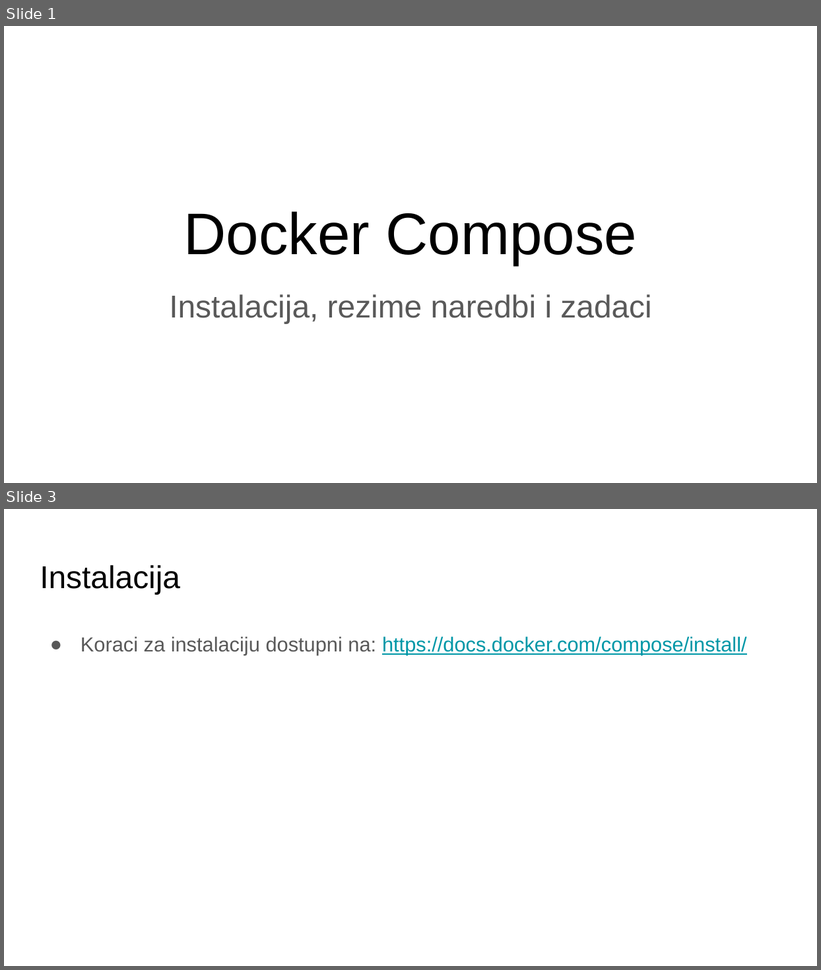
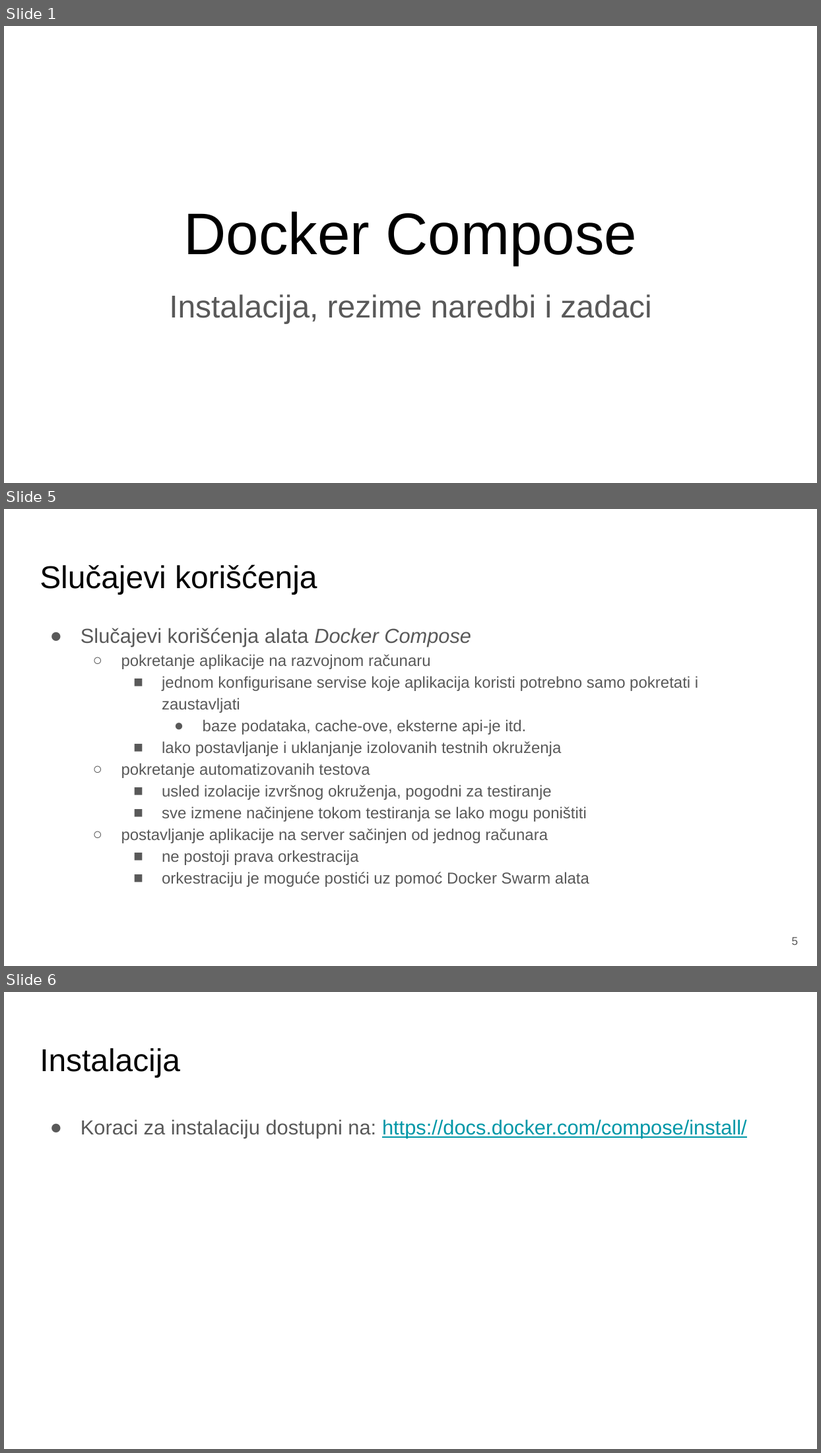
Before and after one commit to vdimitrieski/asvsp, a slide deck: Vezbe/Termin2/02_ASVSP_DockerCompose.pptx. Shown one above the other, each under a label of ours: slides 1 and 3 before the commit, slides 1, 5 and 6 after it; the slides between them are not shown. The pictures are 821x970 and 821x1453 pixels, drawn with LibreOffice and Linux fonts; fonts in the diff are those of the drawing. Boxes give left, top, right and bottom in pixels: in the first picture for what was removed or moved away, otherwise in the second. Text is boxed around its words. In the diff, an @@ line names an element or a change of style, - is before the commit and + after.

```diff
--- a/Vezbe/Termin2/02_ASVSP_DockerCompose.pptx
+++ b/Vezbe/Termin2/02_ASVSP_DockerCompose.pptx
@@ slide 5 added at bbox=[4, 509, 817, 966], background #FFFFFF @@
@@ title added at bbox=[40, 564, 318, 594], 28 pt, text #000000 @@
+Slučajevi korišćenja
@@ text added at bbox=[81, 628, 698, 887], 14 pt, text #595959 @@
+● Slučajevi korišćenja alata Docker Compose
+  ○ pokretanje aplikacije na razvojnom računaru
+    ■ jednom konfigurisane servise koje aplikacija koristi potrebno samo pokretati i zaustavljati
+      ● baze podataka, cache-ove, eksterne api-je itd.
+    ■ lako postavljanje i uklanjanje izolovanih testnih okruženja
+  ○ pokretanje automatizovanih testova
+    ■ usled izolacije izvršnog okruženja, pogodni za testiranje
+    ■ sve izmene načinjene tokom testiranja se lako mogu poništiti
+  ○ postavljanje aplikacije na server sačinjen od jednog računara
+    ■ ne postoji prava orkestracija
+    ■ orkestraciju je moguće postići uz pomoć Docker Swarm alata
@@ page number added at bbox=[792, 937, 799, 945], 10 pt, text #595959 @@
+5
@@ what was slide 3 is now slide 6 @@
```
Also in this commit, not shown: 4 slides changed, 3 other slides added, 4 other files.
